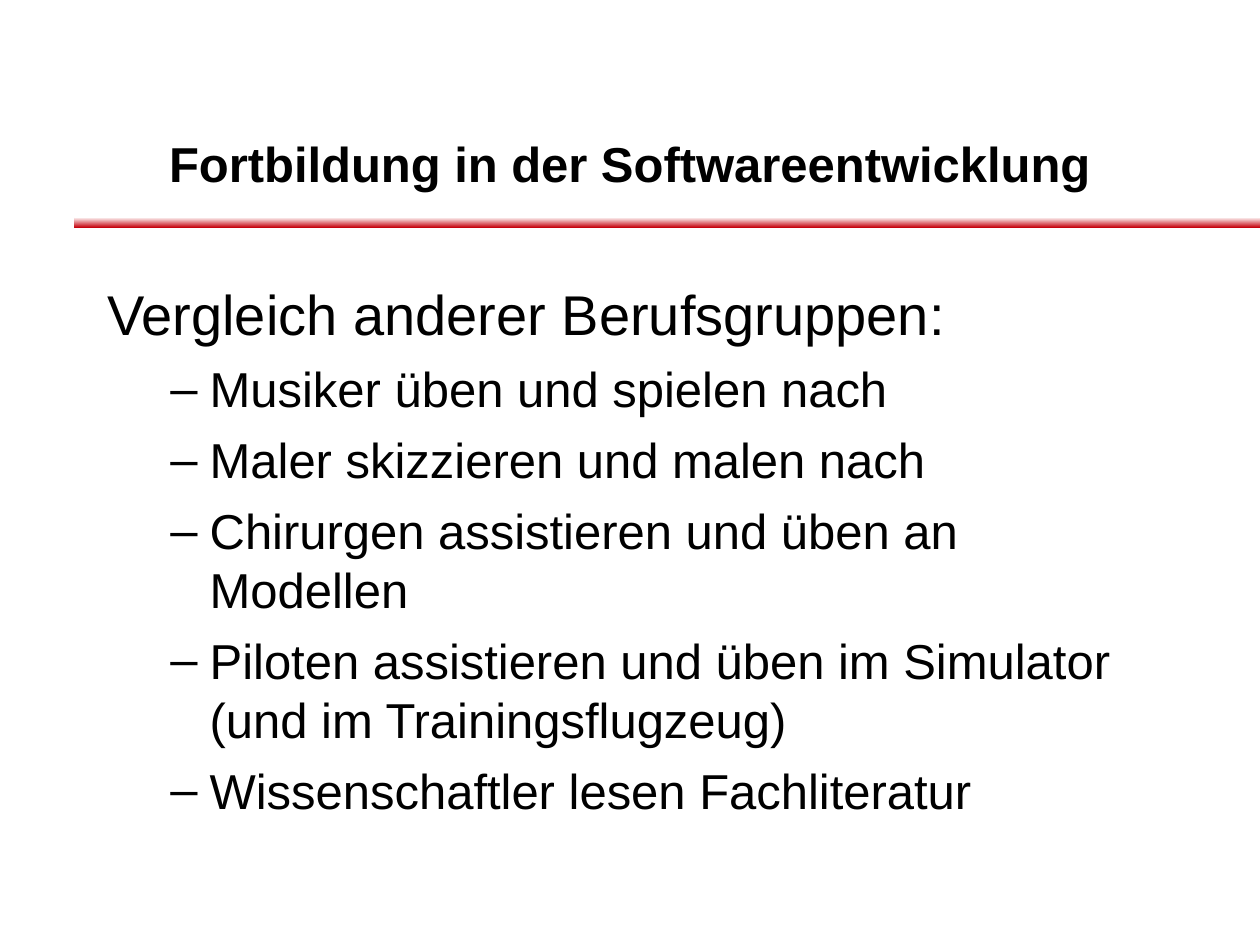
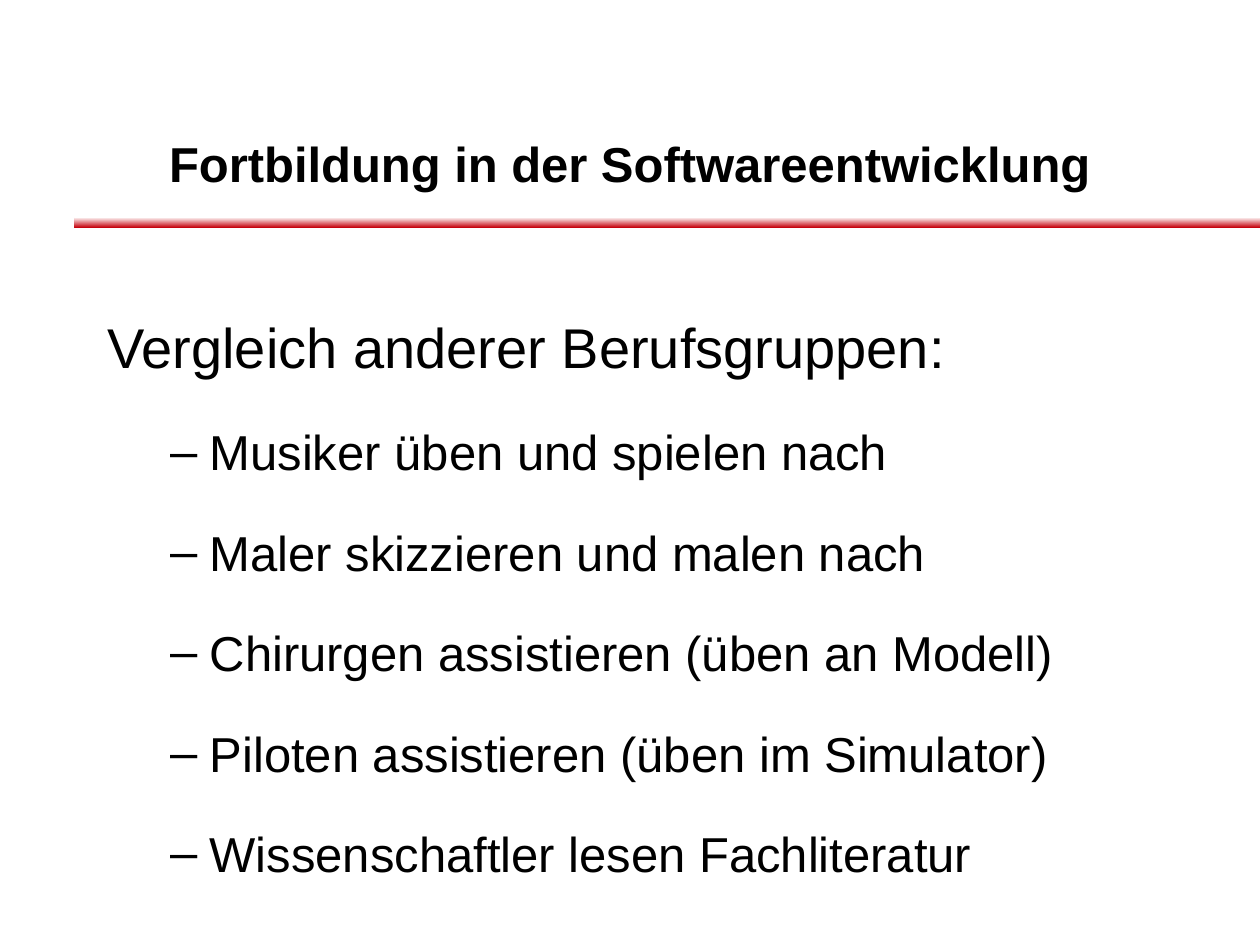
Before and after one commit to dlindner/vorlesung-se2-dhbw, a slide deck: slide 21 of added_2012/Clean Code Developer.odp. Drawn at 1260x945 pixels with LibreOffice and Linux fonts; fonts in the diff are those of the drawing; background and template pictures are left out. Boxes give left, top, right and bottom in pixels: in the first picture for what was removed or moved away, otherwise in the second. Text is boxed around its words. In the diff, an @@ line names an element or a change of style, - is before the commit and + after.

```diff
--- a/added_2012/Clean Code Developer.odp
+++ b/added_2012/Clean Code Developer.odp
@@ text at [107, 327, 971, 873]: line spacing 1 to 1.5 @@
@@ text at [210, 635, 1053, 782]: text changed @@
-  – Chirurgen assistieren und üben an Modellen
-  – Piloten assistieren und üben im Simulator (und im Trainingsflugzeug)
+  – Chirurgen assistieren (üben an Modell)
+  – Piloten assistieren (üben im Simulator)
```
Also in this commit, not shown: 2 other slides changed, 7 slides added, 4 slides removed.
